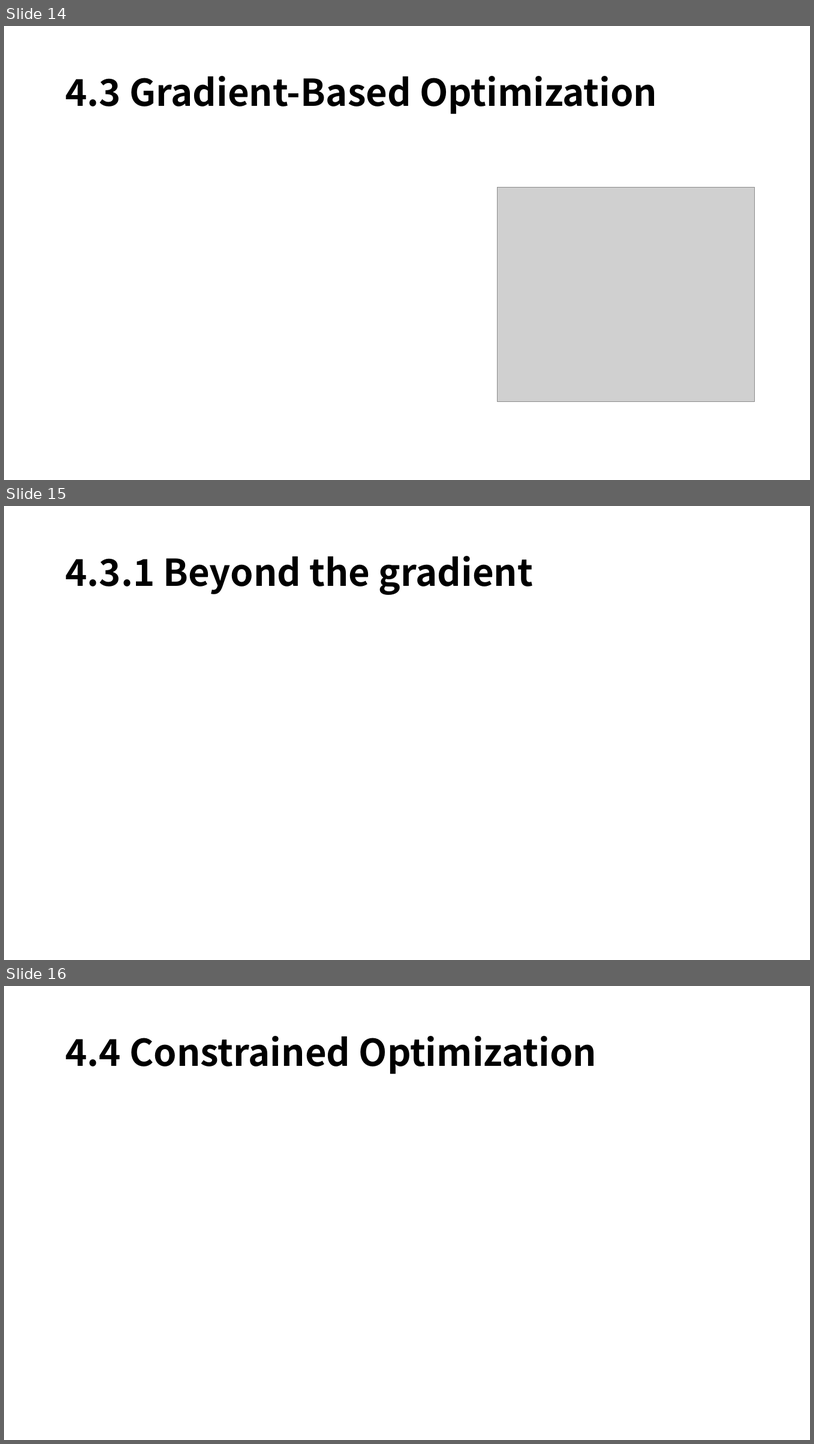
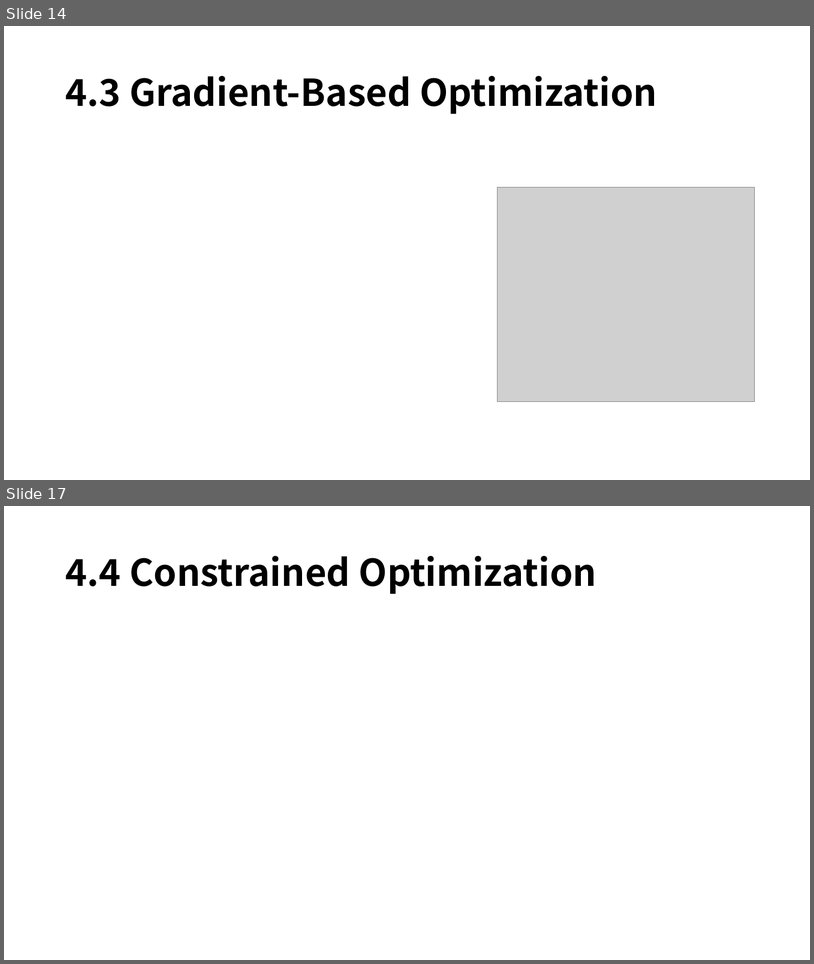
Before and after one commit to mmvv11/GraduateStudies, a slide deck: DeepLearningStudy/4. 수치해석.pptx. Shown one above the other, each under a label of ours: slides 14, 15 and 16 before the commit, slides 14 and 17 after it; the slides between them are not shown. The pictures are 814x1444 and 814x964 pixels, drawn with LibreOffice and Linux fonts; fonts in the diff are those of the drawing; grey boxes stand for pictures; background and template pictures are left out. Boxes give left, top, right and bottom in pixels: in the first picture for what was removed or moved away, otherwise in the second. Text is boxed around its words. In the diff, an @@ line names an element or a change of style, - is before the commit and + after.

```diff
--- a/DeepLearningStudy/4. 수치해석.pptx
+++ b/DeepLearningStudy/4. 수치해석.pptx
@@ slide 15 removed at (4,506,810,960), background picture (left out) @@
@@ title removed at (65,556,534,595) @@
-4.3.1 Beyond the gradient
@@ what was slide 16 is now slide 17 @@
```
Also in this commit, not shown: 4 slides added.
